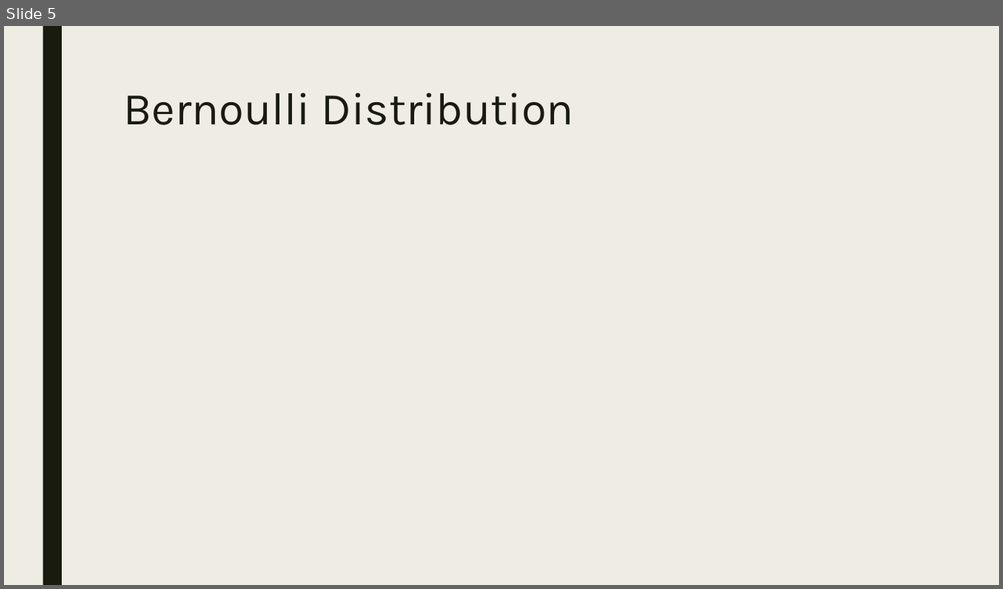
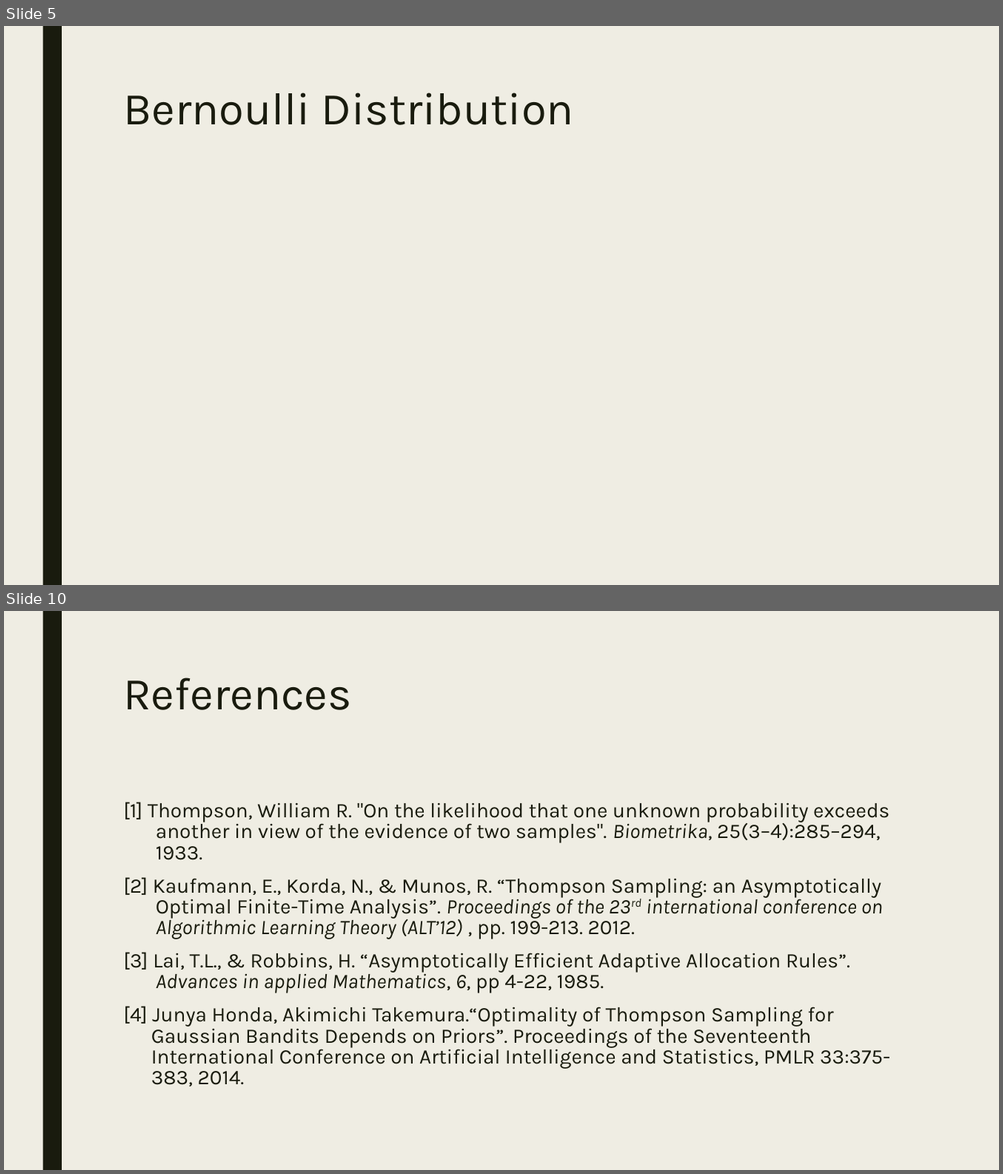
Before and after one commit to CourseReps/ECEN689-Fall2018, a slide deck: Students/mason-rumuly/tutorial/Thompson Sampling.pptx. Shown one above the other, each under a label of ours: slide 5 before the commit, slides 5 and 10 after it; the slides between them are not shown. The pictures are 1003x589 and 1003x1174 pixels, drawn with LibreOffice and Linux fonts; fonts in the diff are those of the drawing. Boxes give left, top, right and bottom in pixels: in the first picture for what was removed or moved away, otherwise in the second. Text is boxed around its words. In the diff, an @@ line names an element or a change of style, - is before the commit and + after.

```diff
--- a/Students/mason-rumuly/tutorial/Thompson Sampling.pptx
+++ b/Students/mason-rumuly/tutorial/Thompson Sampling.pptx
@@ slide 10 added at (4, 611, 999, 1170), background #EFEDE3; not listed: 1 template element that a slide beside it also shows @@
@@ title added at (123, 678, 352, 710), 44 pt, text #191B0E @@
+References
@@ text added at (123, 802, 890, 1087), 20 pt, text #191B0E @@
+[1] Thompson, William R. "On the likelihood that one unknown probability exceeds another in view of the evidence of two samples". Biometrika, 25(3–4):285–294, 1933.
+[2] Kaufmann, E., Korda, N., & Munos, R. “Thompson Sampling: an Asymptotically Optimal Finite-Time Analysis”. Proceedings of the 23rd international conference on Algorithmic Learning Theory (ALT’12) , pp. 199-213. 2012.
+[3] Lai, T.L., & Robbins, H. “Asymptotically Efficient Adaptive Allocation Rules”. Advances in applied Mathematics, 6, pp 4-22, 1985.
+[4] Junya Honda, Akimichi Takemura.“Optimality of Thompson Sampling for Gaussian Bandits Depends on Priors”. Proceedings of the Seventeenth International Conference on Artificial Intelligence and Statistics, PMLR 33:375-383, 2014.
```
Also in this commit, not shown: 3 slides changed, 3 other slides added, 3 slides removed.
